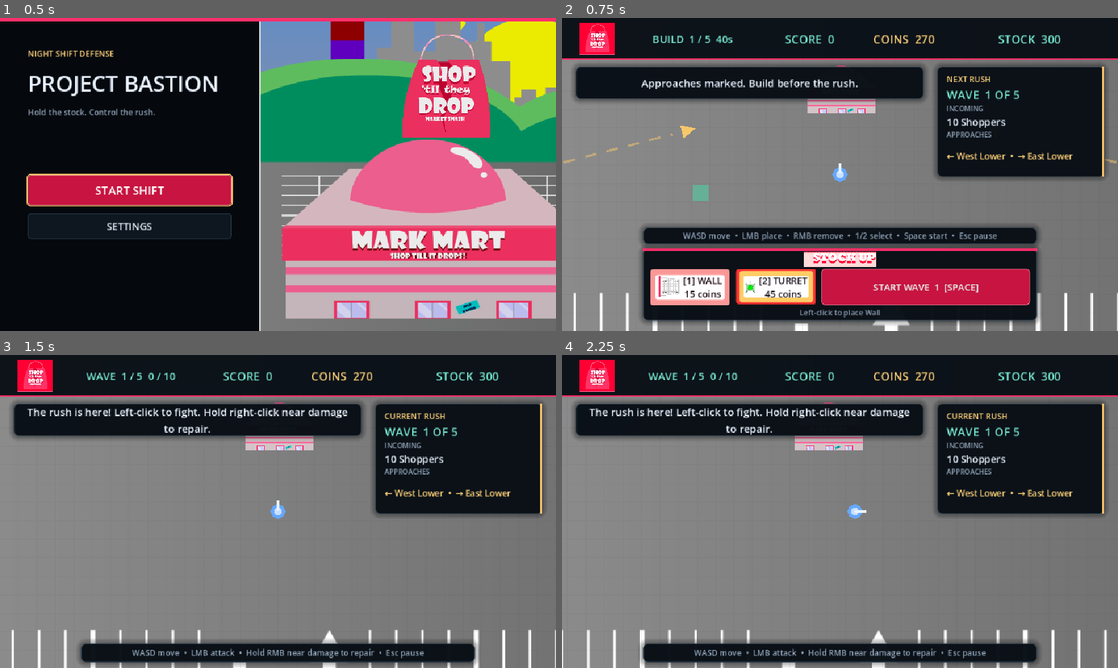
Above: before the commit, frames 1-4 (two rows, left to right).
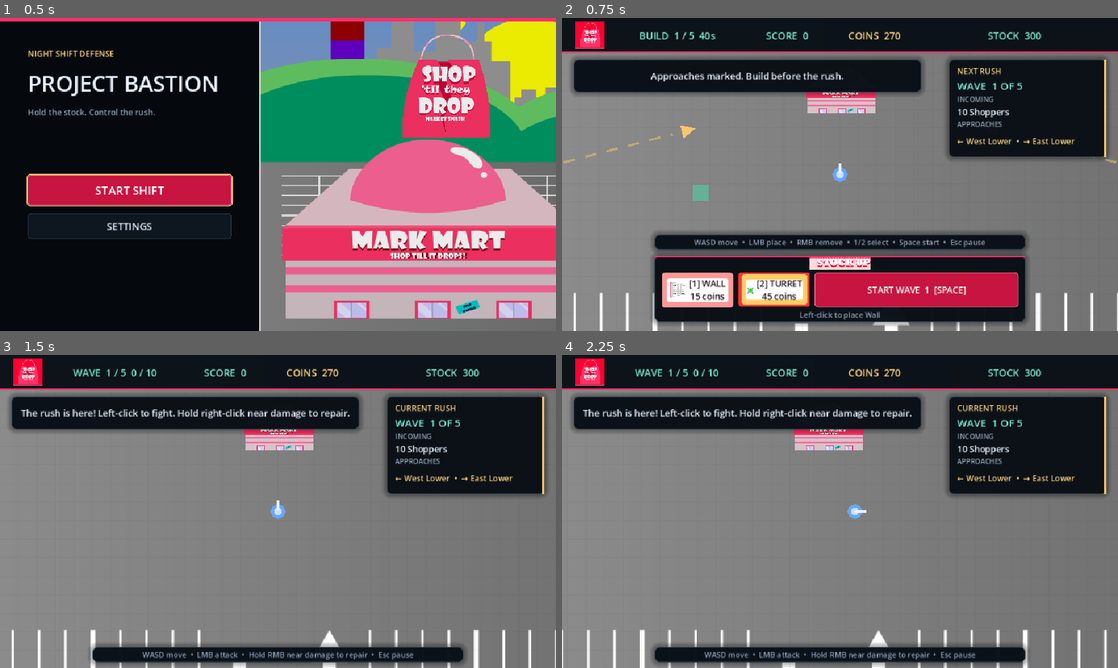
Above: after the commit, the same moments.

Repository: JarredTD/ProjectBastion
Game: Godot game, scene res://scenes/ui/main_menu.tscn
Same seed, same stepped clock (60 frames per second), same inputs: the game is played once before the commit and once after it. Sound files missing from this copy of the repository are replaced by a short silence.
Inputs (mouse positions are in pixels of both pictures, inside the frame that each line leads up to):
- Up to frame 1 (0.5 s): no input
- Up to frame 2 (0.75 s): click "START SHIFT" at 0.5 s
- Up to frame 3 (1.5 s): click "START WAVE 1 [SPACE]" at 1.25 s
- Up to frame 4 (2.25 s): tap Enter at 2 s; move the mouse to (962, 495) at 2.02 s; hold D (move_right) from 2.03 s (still down); tap 1 at 2.1 s; click (962, 495) at 2.17 s

Frame 1 is identical in both runs. In frame 2, 27% of the frame differs, in the area x 0-100%, y 1-98%; in frame 3, 17%; in frame 4, 17%.

Commit message:
refactor: rebalance interface scale

Diff:
--- a/scenes/ui/hud.tscn
+++ b/scenes/ui/hud.tscn
@@ -35,7 +35,7 @@
 [node name="TopBar" type="ColorRect" parent="Layout"]
 layout_mode = 0
 anchor_right = 1.0
-offset_bottom = 72.0
+offset_bottom = 60.0
 mouse_filter = 2
 color = Color(0.035, 0.06, 0.085, 0.97)
 
@@ -52,19 +52,19 @@
 anchors_preset = 15
 anchor_right = 1.0
 anchor_bottom = 1.0
-offset_left = 16.0
-offset_top = 8.0
-offset_right = -16.0
-offset_bottom = -8.0
+offset_left = 12.0
+offset_top = 6.0
+offset_right = -12.0
+offset_bottom = -6.0
 grow_horizontal = 2
 grow_vertical = 2
 
 [node name="Row" type="HBoxContainer" parent="Layout/TopBar/Stats"]
 layout_mode = 2
-theme_override_constants/separation = 12
+theme_override_constants/separation = 10
 
 [node name="Title" type="TextureRect" parent="Layout/TopBar/Stats/Row"]
-custom_minimum_size = Vector2(88, 0)
+custom_minimum_size = Vector2(72, 0)
 layout_mode = 2
 mouse_filter = 2
 texture = SubResource("AtlasTexture_hud_logo")
@@ -74,27 +74,29 @@
 [node name="PhaseLabel" type="Label" parent="Layout/TopBar/Stats/Row"]
 unique_name_in_owner = true
 layout_mode = 2
-custom_minimum_size = Vector2(220, 0)
+custom_minimum_size = Vector2(210, 0)
 theme_type_variation = &"StatLabel"
-theme_override_font_sizes/font_size = 18
+theme_override_font_sizes/font_size = 17
 text = "BUILD  1 / 5  30s"
 horizontal_alignment = 1
 vertical_alignment = 1
 
 [node name="ScoreLabel" type="Label" parent="Layout/TopBar/Stats/Row"]
 unique_name_in_owner = true
-custom_minimum_size = Vector2(160, 0)
+custom_minimum_size = Vector2(150, 0)
 layout_mode = 2
 theme_type_variation = &"StatLabel"
+theme_override_font_sizes/font_size = 17
 text = "SCORE  0"
 horizontal_alignment = 1
 vertical_alignment = 1
 
 [node name="CoinLabel" type="Label" parent="Layout/TopBar/Stats/Row"]
 unique_name_in_owner = true
-custom_minimum_size = Vector2(140, 0)
+custom_minimum_size = Vector2(130, 0)
 layout_mode = 2
 theme_type_variation = &"CurrencyLabel"
+theme_override_font_sizes/font_size = 17
 text = "COINS  210"
 horizontal_alignment = 1
 vertical_alignment = 1
@@ -104,6 +106,7 @@
 size_flags_horizontal = 3
 layout_mode = 2
 theme_type_variation = &"StatLabel"
+theme_override_font_sizes/font_size = 17
 text = "STOCK  300"
 horizontal_alignment = 1
 vertical_alignment = 1
@@ -114,10 +117,10 @@
 anchor_top = 1.0
 anchor_right = 0.5
 anchor_bottom = 1.0
-offset_left = -340.0
-offset_top = -142.0
-offset_right = 340.0
-offset_bottom = -18.0
+offset_left = -320.0
+offset_top = -130.0
+offset_right = 320.0
+offset_bottom = -16.0
 script = ExtResource("3_accent")
 accent_color = Color(1, 0.184314, 0.423529, 0.95)
 
@@ -135,7 +138,7 @@
 theme_override_constants/separation = 4
 
 [node name="HeaderArt" type="TextureRect" parent="Layout/BuildPanel/Content"]
-custom_minimum_size = Vector2(0, 26)
+custom_minimum_size = Vector2(0, 22)
 layout_mode = 2
 mouse_filter = 2
 texture = SubResource("AtlasTexture_stock_up")
@@ -144,40 +147,40 @@
 
 [node name="Actions" type="HBoxContainer" parent="Layout/BuildPanel/Content"]
 layout_mode = 2
-theme_override_constants/separation = 10
+theme_override_constants/separation = 8
 
 [node name="WallButton" type="Button" parent="Layout/BuildPanel/Content/Actions"]
 unique_name_in_owner = true
-custom_minimum_size = Vector2(138, 56)
+custom_minimum_size = Vector2(124, 50)
 layout_mode = 2
 tooltip_text = "Blocks shoppers and takes a beating"
 toggle_mode = true
 theme_type_variation = &"StoreButton"
 expand_icon = true
-icon_max_width = 30
-theme_override_font_sizes/font_size = 16
+icon_max_width = 26
+theme_override_font_sizes/font_size = 15
 text = "[1] WALL\n15 coins"
 
 [node name="TurretButton" type="Button" parent="Layout/BuildPanel/Content/Actions"]
 unique_name_in_owner = true
-custom_minimum_size = Vector2(138, 56)
+custom_minimum_size = Vector2(124, 50)
 layout_mode = 2
 tooltip_text = "Stops any shopper in range"
 toggle_mode = true
 theme_type_variation = &"StoreButton"
 expand_icon = true
-icon_max_width = 30
-theme_override_font_sizes/font_size = 16
+icon_max_width = 26
+theme_override_font_sizes/font_size = 15
 text = "[2] TURRET\n45 coins"
 
 [node name="StartWaveButton" type="Button" parent="Layout/BuildPanel/Content/Actions"]
 unique_name_in_owner = true
-custom_minimum_size = Vector2(258, 56)
+custom_minimum_size = Vector2(230, 50)
 layout_mode = 2
 size_flags_horizontal = 3
 tooltip_text = "Start the wave"
 theme_type_variation = &"PrimaryButton"
-theme_override_font_sizes/font_size = 16
+theme_override_font_sizes/font_size = 15
 text = "START WAVE  [SPACE]"
 
 [node name="BuildHintLabel" type="Label" parent="Layout/BuildPanel/Content"]
@@ -193,10 +196,10 @@
 [node name="MessagePanel" type="Panel" parent="Layout"]
 unique_name_in_owner = true
 layout_mode = 0
-offset_left = 24.0
-offset_top = 84.0
-offset_right = 624.0
-offset_bottom = 140.0
+offset_left = 20.0
+offset_top = 72.0
+offset_right = 620.0
+offset_bottom = 128.0
 mouse_filter = 2
 
 [node name="MessageLabel" type="Label" parent="Layout/MessagePanel"]
@@ -205,14 +208,14 @@
 anchors_preset = 15
 anchor_right = 1.0
 anchor_bottom = 1.0
-offset_left = 14.0
-offset_top = 6.0
-offset_right = -14.0
-offset_bottom = -6.0
+offset_left = 12.0
+offset_top = 5.0
+offset_right = -12.0
+offset_bottom = -5.0
 grow_horizontal = 2
 grow_vertical = 2
 theme_override_colors/font_color = Color(0.913725, 0.94902, 1, 1)
-theme_override_font_sizes/font_size = 18
+theme_override_font_sizes/font_size = 16
 text = "Build a perimeter before the shoppers arrive."
 horizontal_alignment = 1
 vertical_alignment = 1
@@ -225,9 +228,9 @@
 anchor_left = 0.5
 anchor_right = 0.5
 offset_left = -160.0
-offset_top = 148.0
+offset_top = 136.0
 offset_right = 160.0
-offset_bottom = 190.0
+offset_bottom = 174.0
 color = Color(0.35, 0.055, 0.08, 0.96)
 mouse_filter = 2
 
@@ -239,7 +242,7 @@
 grow_horizontal = 2
 grow_vertical = 2
 theme_override_colors/font_color = Color(1, 0.72, 0.74, 1)
-theme_override_font_sizes/font_size = 18
+theme_override_font_sizes/font_size = 16
 text = "STOCK UNDER ATTACK"
 horizontal_alignment = 1
 vertical_alignment = 1
@@ -250,10 +253,10 @@
 layout_mode = 0
 anchor_left = 1.0
 anchor_right = 1.0
-offset_left = -312.0
-offset_top = 84.0
-offset_right = -24.0
-offset_bottom = 274.0
+offset_left = -292.0
+offset_top = 72.0
+offset_right = -20.0
+offset_bottom = 240.0
 mouse_filter = 2
 script = ExtResource("3_accent")
 accent_color = Color(1, 0.780392, 0.419608, 0.95)
@@ -264,10 +267,10 @@
 anchors_preset = 15
 anchor_right = 1.0
 anchor_bottom = 1.0
-offset_left = 16.0
-offset_top = 12.0
-offset_right = -16.0
-offset_bottom = -10.0
+offset_left = 14.0
+offset_top = 10.0
+offset_right = -14.0
+offset_bottom = -8.0
 grow_horizontal = 2
 grow_vertical = 2
 theme_override_constants/separation = 2
@@ -282,6 +285,7 @@
 unique_name_in_owner = true
 layout_mode = 2
 theme_type_variation = &"StatLabel"
+theme_override_font_sizes/font_size = 18
 text = "WAVE 1 OF 5"
 
 [node name="CompositionTitle" type="Label" parent="Layout/WaveIntelPanel/Content"]
@@ -292,9 +296,10 @@
 
 [node name="IntelComposition" type="Label" parent="Layout/WaveIntelPanel/Content"]
 unique_name_in_owner = true
-custom_minimum_size = Vector2(0, 24)
+custom_minimum_size = Vector2(0, 22)
 layout_mode = 2
 theme_type_variation = &"BodyStrong"
+theme_override_font_sizes/font_size = 15
 text = "10 Shoppers"
 autowrap_mode = 2
 
@@ -306,10 +311,10 @@
 
 [node name="IntelApproaches" type="Label" parent="Layout/WaveIntelPanel/Content"]
 unique_name_in_owner = true
-custom_minimum_size = Vector2(0, 42)
+custom_minimum_size = Vector2(0, 36)
 layout_mode = 2
 size_flags_vertical = 3
-theme_override_font_sizes/font_size = 15
+theme_override_font_sizes/font_size = 14
 theme_type_variation = &"SectionLabel"
 text = "↖ North West  •  → East Lower"
 vertical_alignment = 1
@@ -322,10 +327,10 @@
 anchor_top = 1.0
 anchor_right = 0.5
 anchor_bottom = 1.0
-offset_left = -340.0
-offset_top = -178.0
-offset_right = 340.0
-offset_bottom = -150.0
+offset_left = -320.0
+offset_top = -166.0
+offset_right = 320.0
+offset_bottom = -140.0
 mouse_filter = 2
 
 [node name="HelpLabel" type="Label" parent="Layout/HelpPanel"]
@@ -340,7 +345,7 @@
 offset_bottom = -2.0
 grow_horizontal = 2
 grow_vertical = 2
-theme_override_font_sizes/font_size = 14
+theme_override_font_sizes/font_size = 13
 theme_type_variation = &"MutedLabel"
 text = "WASD move  •  LMB place  •  RMB remove  •  1/2 select  •  Space start  •  Esc pause"
 horizontal_alignment = 1
@@ -390,9 +395,9 @@
 anchor_top = 0.5
 anchor_right = 0.5
 anchor_bottom = 0.5
-offset_left = -250.0
-offset_top = 130.0
-offset_right = 250.0
+offset_left = -230.0
+offset_top = 114.0
+offset_right = 230.0
 offset_bottom = 250.0
 modulate = Color(1, 1, 1, 1)
 
@@ -401,9 +406,9 @@
 anchors_preset = 15
 anchor_right = 1.0
 anchor_bottom = 1.0
-offset_left = 24.0
+offset_left = 20.0
 offset_top = 6.0
-offset_right = -24.0
+offset_right = -20.0
 offset_bottom = -8.0
 grow_horizontal = 2
 grow_vertical = 2
@@ -421,7 +426,7 @@
 unique_name_in_owner = true
 layout_mode = 2
 theme_type_variation = &"CurrencyLabel"
-theme_override_font_sizes/font_size = 24
+theme_override_font_sizes/font_size = 22
 text = "SCORE  12,840"
 horizontal_alignment = 1
 
@@ -433,13 +438,44 @@
 text = "Shopper points  7,200\nRush bonuses  4,000\nStock secured  1,640"
 horizontal_alignment = 1
 
-[node name="EndStats" type="Label" parent="Layout/EndPanel/Content"]
+[node name="EndMetrics" type="HBoxContainer" parent="Layout/EndPanel/Content"]
+layout_mode = 2
+theme_override_constants/separation = 8
+
+[node name="RushesMetric" type="Label" parent="Layout/EndPanel/Content/EndMetrics"]
+unique_name_in_owner = true
+layout_mode = 2
+size_flags_horizontal = 3
+theme_type_variation = &"BodyStrong"
+theme_override_font_sizes/font_size = 13
+text = "5 RUSHES"
+horizontal_alignment = 1
+
+[node name="ShoppersMetric" type="Label" parent="Layout/EndPanel/Content/EndMetrics"]
+unique_name_in_owner = true
+layout_mode = 2
+size_flags_horizontal = 3
+theme_type_variation = &"BodyStrong"
+theme_override_font_sizes/font_size = 13
+text = "70 SHOPPERS"
+horizontal_alignment = 1
+
+[node name="StockMetric" type="Label" parent="Layout/EndPanel/Content/EndMetrics"]
+unique_name_in_owner = true
+layout_mode = 2
+size_flags_horizontal = 3
+theme_type_variation = &"BodyStrong"
+theme_override_font_sizes/font_size = 13
+text = "164 STOCK"
+horizontal_alignment = 1
+
+[node name="SeedLabel" type="Label" parent="Layout/EndPanel/Content"]
 unique_name_in_owner = true
 layout_mode = 2
 size_flags_vertical = 3
-theme_override_font_sizes/font_size = 13
 theme_type_variation = &"MutedLabel"
-text = "5 rushes  •  70 shoppers  •  Stock 164  •  Seed 123456789"
+theme_override_font_sizes/font_size = 11
+text = "RUN 123456789"
 horizontal_alignment = 1
 vertical_alignment = 1
 
@@ -447,7 +483,7 @@
 unique_name_in_owner = true
 layout_mode = 2
 theme_type_variation = &"SectionLabel"
-theme_override_font_sizes/font_size = 12
+theme_override_font_sizes/font_size = 11
 text = "NEW OBJECTIVE BEST  •  12,840"
 horizontal_alignment = 1
 
@@ -458,17 +494,17 @@
 
 [node name="ContinueButton" type="Button" parent="Layout/EndPanel/Content/EndActions"]
 unique_name_in_owner = true
-custom_minimum_size = Vector2(190, 34)
+custom_minimum_size = Vector2(172, 32)
 layout_mode = 2
 tooltip_text = "Keep playing with rapidly growing rushes"
 theme_type_variation = &"PrimaryButton"
-theme_override_font_sizes/font_size = 15
+theme_override_font_sizes/font_size = 14
 text = "CONTINUE ENDLESS"
 
 [node name="RestartButton" type="Button" parent="Layout/EndPanel/Content/EndActions"]
 unique_name_in_owner = true
-custom_minimum_size = Vector2(190, 34)
+custom_minimum_size = Vector2(172, 32)
 layout_mode = 2
 tooltip_text = "Try a new layout"
-theme_override_font_sizes/font_size = 15
+theme_override_font_sizes/font_size = 14
 text = "PLAY AGAIN  [R]"
--- a/scenes/ui/pause_menu.tscn
+++ b/scenes/ui/pause_menu.tscn
@@ -36,10 +36,10 @@
 anchor_top = 0.5
 anchor_right = 0.5
 anchor_bottom = 0.5
-offset_left = -190.0
-offset_top = -195.0
-offset_right = 190.0
-offset_bottom = 195.0
+offset_left = -170.0
+offset_top = -175.0
+offset_right = 170.0
+offset_bottom = 175.0
 grow_horizontal = 2
 grow_vertical = 2
 script = ExtResource("4_accent")
@@ -50,50 +50,51 @@
 anchors_preset = 15
 anchor_right = 1.0
 anchor_bottom = 1.0
-offset_left = 36.0
-offset_top = 30.0
-offset_right = -36.0
-offset_bottom = -30.0
+offset_left = 30.0
+offset_top = 24.0
+offset_right = -30.0
+offset_bottom = -24.0
 grow_horizontal = 2
 grow_vertical = 2
-theme_override_constants/separation = 12
+theme_override_constants/separation = 10
 
 [node name="Title" type="Label" parent="Overlay/Panel/Menu"]
 layout_mode = 2
 theme_type_variation = &"ScreenTitle"
+theme_override_font_sizes/font_size = 28
 text = "PAUSED"
 horizontal_alignment = 1
 
 [node name="Spacer" type="Control" parent="Overlay/Panel/Menu"]
-custom_minimum_size = Vector2(0, 14)
+custom_minimum_size = Vector2(0, 8)
 layout_mode = 2
 mouse_filter = 2
 
 [node name="ResumeButton" type="Button" parent="Overlay/Panel/Menu"]
 unique_name_in_owner = true
-custom_minimum_size = Vector2(0, 50)
+custom_minimum_size = Vector2(0, 44)
 layout_mode = 2
 theme_type_variation = &"PrimaryButton"
-theme_override_font_sizes/font_size = 19
+theme_override_font_sizes/font_size = 17
 text = "RESUME"
 
 [node name="RestartButton" type="Button" parent="Overlay/Panel/Menu"]
-custom_minimum_size = Vector2(0, 46)
+custom_minimum_size = Vector2(0, 40)
 layout_mode = 2
-theme_override_font_sizes/font_size = 17
+theme_override_font_sizes/font_size = 16
 text = "RESTART"
 
 [node name="SettingsButton" type="Button" parent="Overlay/Panel/Menu"]
 unique_name_in_owner = true
-custom_minimum_size = Vector2(0, 46)
+custom_minimum_size = Vector2(0, 40)
 layout_mode = 2
-theme_override_font_sizes/font_size = 17
+theme_override_font_sizes/font_size = 16
 text = "SETTINGS"
 
 [node name="MainMenuButton" type="Button" parent="Overlay/Panel/Menu"]
-custom_minimum_size = Vector2(0, 46)
+custom_minimum_size = Vector2(0, 40)
 layout_mode = 2
-theme_override_font_sizes/font_size = 17
+theme_override_font_sizes/font_size = 16
 text = "MAIN MENU"
 
 [node name="Hint" type="Label" parent="Overlay/Panel/Menu"]
--- a/scenes/ui/settings_panel.tscn
+++ b/scenes/ui/settings_panel.tscn
@@ -31,10 +31,10 @@
 anchor_top = 0.5
 anchor_right = 0.5
 anchor_bottom = 0.5
-offset_left = -260.0
-offset_top = -194.0
-offset_right = 260.0
-offset_bottom = 194.0
+offset_left = -240.0
+offset_top = -180.0
+offset_right = 240.0
+offset_bottom = 180.0
 grow_horizontal = 2
 grow_vertical = 2
 script = ExtResource("3_accent")
@@ -45,13 +45,13 @@
 anchors_preset = 15
 anchor_right = 1.0
 anchor_bottom = 1.0
-offset_left = 42.0
-offset_top = 24.0
-offset_right = -42.0
-offset_bottom = -24.0
+offset_left = 32.0
+offset_top = 22.0
+offset_right = -32.0
+offset_bottom = -22.0
 grow_horizontal = 2
 grow_vertical = 2
-theme_override_constants/separation = 16
+theme_override_constants/separation = 14
 
 [node name="Title" type="Label" parent="Panel/Content"]
 layout_mode = 2
@@ -67,12 +67,12 @@
 
 [node name="Volumes" type="GridContainer" parent="Panel/Content"]
 layout_mode = 2
-theme_override_constants/h_separation = 14
-theme_override_constants/v_separation = 14
+theme_override_constants/h_separation = 12
+theme_override_constants/v_separation = 10
 columns = 3
 
 [node name="MasterLabel" type="Label" parent="Panel/Content/Volumes"]
-custom_minimum_size = Vector2(90, 34)
+custom_minimum_size = Vector2(82, 32)
 layout_mode = 2
 theme_override_font_sizes/font_size = 16
 text = "Master"
@@ -80,7 +80,7 @@
 
 [node name="MasterSlider" type="HSlider" parent="Panel/Content/Volumes"]
 unique_name_in_owner = true
-custom_minimum_size = Vector2(270, 34)
+custom_minimum_size = Vector2(240, 32)
 layout_mode = 2
 max_value = 100.0
 step = 1.0
@@ -88,14 +88,14 @@
 
 [node name="MasterValue" type="Label" parent="Panel/Content/Volumes"]
 unique_name_in_owner = true
-custom_minimum_size = Vector2(48, 34)
+custom_minimum_size = Vector2(44, 32)
 layout_mode = 2
 text = "90%"
 horizontal_alignment = 2
 vertical_alignment = 1
 
 [node name="MusicLabel" type="Label" parent="Panel/Content/Volumes"]
-custom_minimum_size = Vector2(90, 34)
+custom_minimum_size = Vector2(82, 32)
 layout_mode = 2
 theme_override_font_sizes/font_size = 16
 text = "Music"
@@ -103,7 +103,7 @@
 
 [node name="MusicSlider" type="HSlider" parent="Panel/Content/Volumes"]
 unique_name_in_owner = true
-custom_minimum_size = Vector2(270, 34)
+custom_minimum_size = Vector2(240, 32)
 layout_mode = 2
 max_value = 100.0
 step = 1.0
@@ -111,14 +111,14 @@
 
 [node name="MusicValue" type="Label" parent="Panel/Content/Volumes"]
 unique_name_in_owner = true
-custom_minimum_size = Vector2(48, 34)
+custom_minimum_size = Vector2(44, 32)
 layout_mode = 2
 text = "70%"
 horizontal_alignment = 2
 vertical_alignment = 1
 
 [node name="SfxLabel" type="Label" parent="Panel/Content/Volumes"]
-custom_minimum_size = Vector2(90, 34)
+custom_minimum_size = Vector2(82, 32)
 layout_mode = 2
 theme_override_font_sizes/font_size = 16
 text = "Effects"
@@ -126,7 +126,7 @@
 
 [node name="SfxSlider" type="HSlider" parent="Panel/Content/Volumes"]
 unique_name_in_owner = true
-custom_minimum_size = Vector2(270, 34)
+custom_minimum_size = Vector2(240, 32)
 layout_mode = 2
 max_value = 100.0
 step = 1.0
@@ -134,14 +134,14 @@
 
 [node name="SfxValue" type="Label" parent="Panel/Content/Volumes"]
 unique_name_in_owner = true
-custom_minimum_size = Vector2(48, 34)
+custom_minimum_size = Vector2(44, 32)
 layout_mode = 2
 text = "85%"
 horizontal_alignment = 2
 vertical_alignment = 1
 
 [node name="UiLabel" type="Label" parent="Panel/Content/Volumes"]
-custom_minimum_size = Vector2(90, 34)
+custom_minimum_size = Vector2(82, 32)
 layout_mode = 2
 theme_override_font_sizes/font_size = 16
 text = "Interface"
@@ -149,7 +149,7 @@
 
 [node name="UiSlider" type="HSlider" parent="Panel/Content/Volumes"]
 unique_name_in_owner = true
-custom_minimum_size = Vector2(270, 34)
+custom_minimum_size = Vector2(240, 32)
 layout_mode = 2
 max_value = 100.0
 step = 1.0
@@ -157,7 +157,7 @@
 
 [node name="UiValue" type="Label" parent="Panel/Content/Volumes"]
 unique_name_in_owner = true
-custom_minimum_size = Vector2(48, 34)
+custom_minimum_size = Vector2(44, 32)
 layout_mode = 2
 text = "80%"
 horizontal_alignment = 2
@@ -170,15 +170,15 @@
 
 [node name="DefaultsButton" type="Button" parent="Panel/Content/Buttons"]
 unique_name_in_owner = true
-custom_minimum_size = Vector2(154, 46)
+custom_minimum_size = Vector2(144, 42)
 layout_mode = 2
-theme_override_font_sizes/font_size = 16
+theme_override_font_sizes/font_size = 15
 text = "DEFAULTS"
 
 [node name="BackButton" type="Button" parent="Panel/Content/Buttons"]
 unique_name_in_owner = true
-custom_minimum_size = Vector2(154, 46)
+custom_minimum_size = Vector2(144, 42)
 layout_mode = 2
 theme_type_variation = &"PrimaryButton"
-theme_override_font_sizes/font_size = 16
+theme_override_font_sizes/font_size = 15
 text = "BACK"
--- a/scripts/ui/hud.gd
+++ b/scripts/ui/hud.gd
@@ -41,7 +41,10 @@
 @onready var end_title: Label = %EndTitle
 @onready var end_score: Label = %EndScore
 @onready var end_breakdown: Label = %EndBreakdown
-@onready var end_stats: Label = %EndStats
+@onready var rushes_metric: Label = %RushesMetric
+@onready var shoppers_metric: Label = %ShoppersMetric
+@onready var stock_metric: Label = %StockMetric
+@onready var seed_label: Label = %SeedLabel
 @onready var record_label: Label = %RecordLabel
 @onready var continue_button: Button = %ContinueButton
 @onready var restart_button: Button = %RestartButton
@@ -73,27 +76,27 @@
 	help_panel.visible = not enabled
 	build_hint_label.visible = not enabled
 	if enabled:
-		build_panel.offset_left = -300.0
-		build_panel.offset_top = -120.0
-		build_panel.offset_right = 300.0
+		build_panel.offset_left = -280.0
+		build_panel.offset_top = -110.0
+		build_panel.offset_right = 280.0
 		build_content.offset_left = 8.0
 		build_content.offset_top = 8.0
 		build_content.offset_right = -8.0
 		build_content.offset_bottom = -8.0
-		wall_button.custom_minimum_size.x = 120.0
-		turret_button.custom_minimum_size.x = 120.0
-		start_wave_button.custom_minimum_size.x = 220.0
+		wall_button.custom_minimum_size.x = 108.0
+		turret_button.custom_minimum_size.x = 108.0
+		start_wave_button.custom_minimum_size.x = 200.0
 	else:
-		build_panel.offset_left = -340.0
-		build_panel.offset_top = -142.0
-		build_panel.offset_right = 340.0
+		build_panel.offset_left = -320.0
+		build_panel.offset_top = -130.0
+		build_panel.offset_right = 320.0
 		build_content.offset_left = 12.0
 		build_content.offset_top = 8.0
 		build_content.offset_right = -12.0
 		build_content.offset_bottom = -8.0
-		wall_button.custom_minimum_size.x = 138.0
-		turret_button.custom_minimum_size.x = 138.0
-		start_wave_button.custom_minimum_size.x = 258.0
+		wall_button.custom_minimum_size.x = 124.0
+		turret_button.custom_minimum_size.x = 124.0
+		start_wave_button.custom_minimum_size.x = 230.0
 	update_safe_area()
 
 ## Insets the HUD around mobile display cutouts.
@@ -151,8 +154,8 @@
 	else:
 		start_wave_button.text = "START ENDLESS  %d  [SPACE]" % (state.wave_number - state.objective_wave_count) if state.endless else "START WAVE  %d  [SPACE]" % state.wave_number
 	help_label.text = help_text()
-	help_panel.offset_top = -178.0 if state.phase == GameState.Phase.BUILD else -42.0
-	help_panel.offset_bottom = -150.0 if state.phase == GameState.Phase.BUILD else -10.0
+	help_panel.offset_top = -166.0 if state.phase == GameState.Phase.BUILD else -36.0
+	help_panel.offset_bottom = -140.0 if state.phase == GameState.Phase.BUILD else -10.0
 	var finished := state.phase == GameState.Phase.VICTORY or state.phase == GameState.Phase.DEFEAT
 	message_panel.visible = state.message_time > 0.0 and not finished
 	message_label.text = state.message
@@ -160,8 +163,8 @@
 	end_background.visible = finished
 	end_backdrop.visible = finished
 	if finished and state.run_summary != null:
-		end_panel.offset_top = 130.0 if state.phase == GameState.Phase.VICTORY else -30.0
-		end_panel.offset_bottom = 250.0 if state.phase == GameState.Phase.VICTORY else 90.0
+		end_panel.offset_top = 114.0 if state.phase == GameState.Phase.VICTORY else -40.0
+		end_panel.offset_bottom = 250.0 if state.phase == GameState.Phase.VICTORY else 96.0
 		end_background.color = Color("5f5594") if state.phase == GameState.Phase.VICTORY else Color("1c1524")
 		end_backdrop.texture = victory_texture if state.phase == GameState.Phase.VICTORY else defeat_texture
 		var summary := state.run_summary
@@ -173,12 +176,10 @@
 			format_score(summary.rush_points),
 			format_score(summary.stock_points),
 		]
-		end_stats.text = "%d rushes  •  %d shoppers  •  Stock %d  •  Seed %d" % [
-			summary.waves_cleared,
-			summary.shoppers_defeated,
-			summary.stock_remaining,
-			summary.run_seed,
-		]
+		rushes_metric.text = "%d RUSHES" % summary.waves_cleared
+		shoppers_metric.text = "%d SHOPPERS" % summary.shoppers_defeated
+		stock_metric.text = "%d STOCK" % summary.stock_remaining
+		seed_label.text = "RUN %d" % summary.run_seed
 		var mode_name := "ENDLESS" if summary.mode == &"endless" else "OBJECTIVE"
 		var record_kind := "LOCAL BEST" if summary.persistent_record else "SESSION BEST"
 		record_label.text = "%s%s  •  %s" % [
